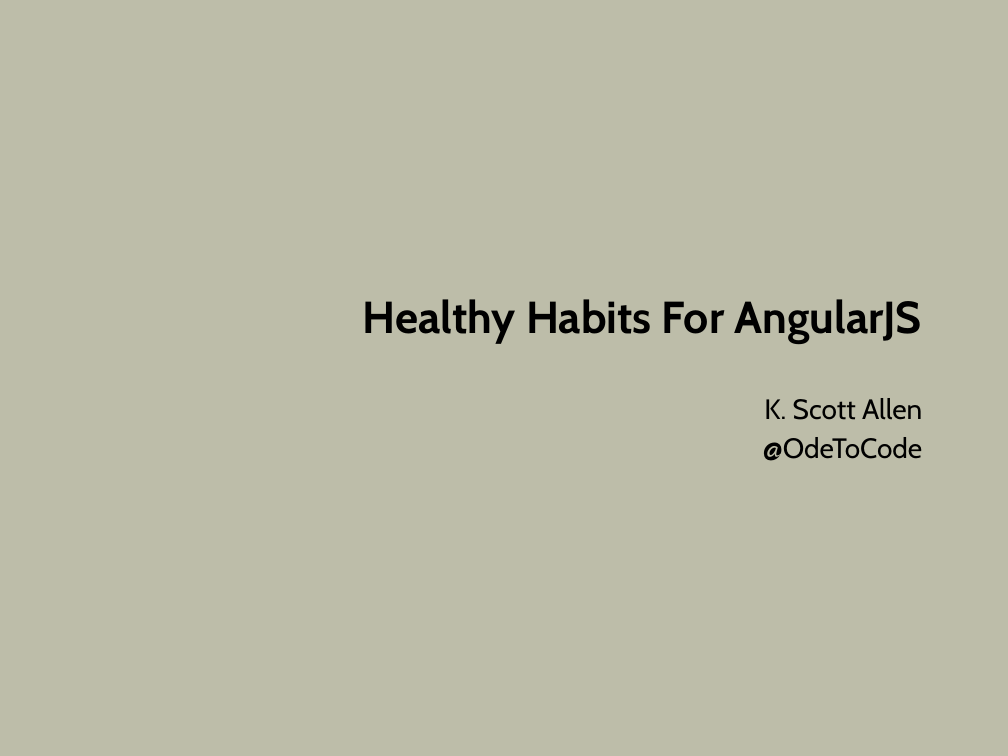
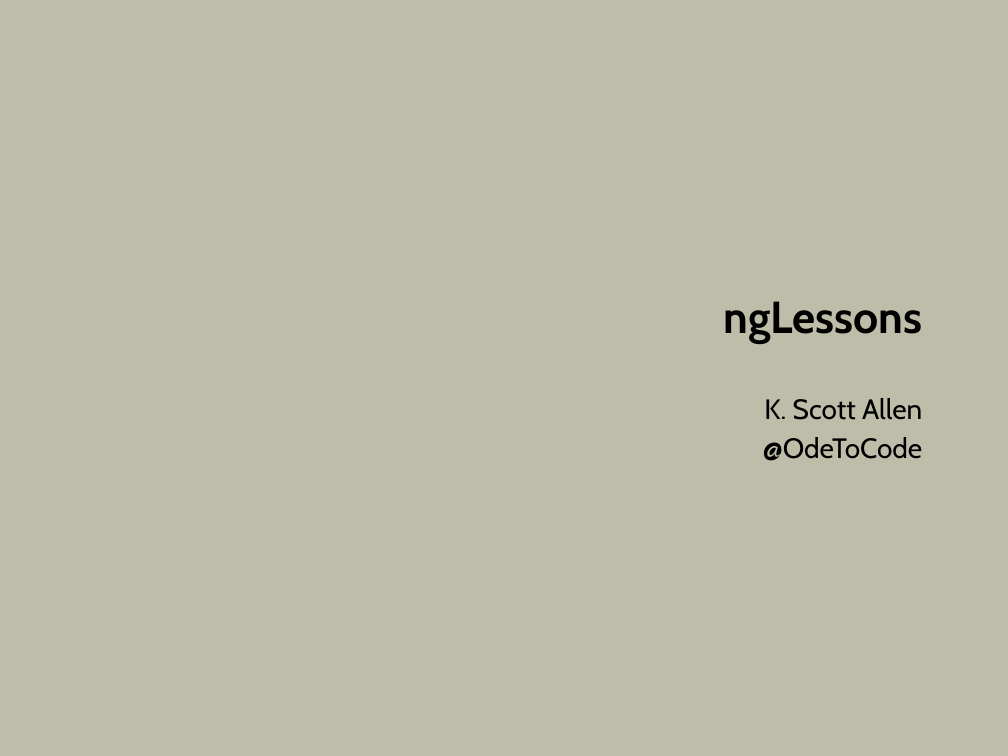
Before and after one commit to OdeToCode/classes, a slide deck: slide 1 of angularjs/slides/09_pratices.pptx. Drawn at 1008x756 pixels with LibreOffice and Linux fonts; fonts in the diff are those of the drawing; background and template pictures are left out. Boxes give left, top, right and bottom in pixels: in the first picture for what was removed or moved away, otherwise in the second. Text is boxed around its words. In the diff, an @@ line names an element or a change of style, - is before the commit and + after.

```diff
--- a/angularjs/slides/09_pratices.pptx
+++ b/angularjs/slides/09_pratices.pptx
@@ title at [723, 301, 922, 343]: text changed @@
-Healthy Habits For AngularJS
+ngLessons
```
Also in this commit, not shown: 7 slides added.
